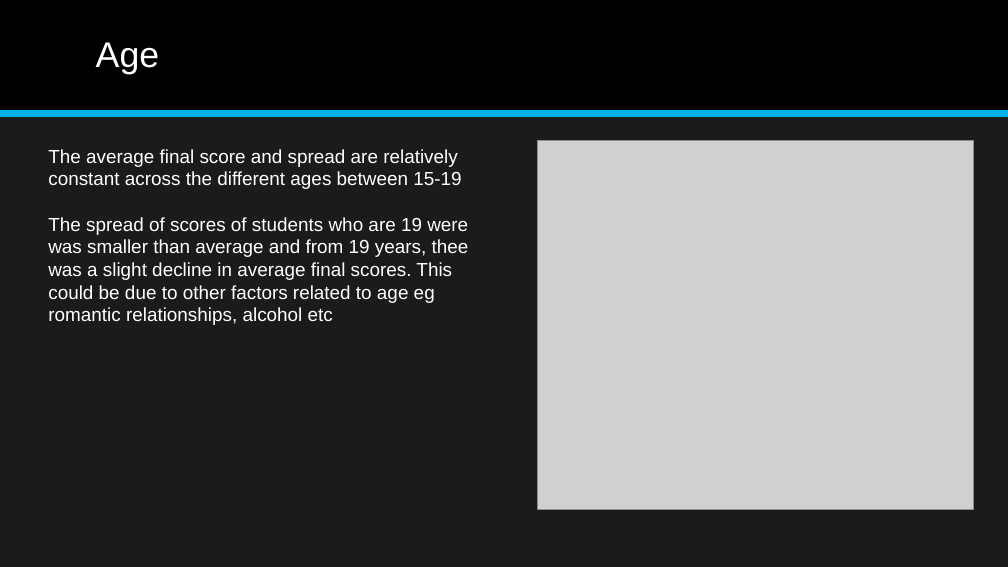
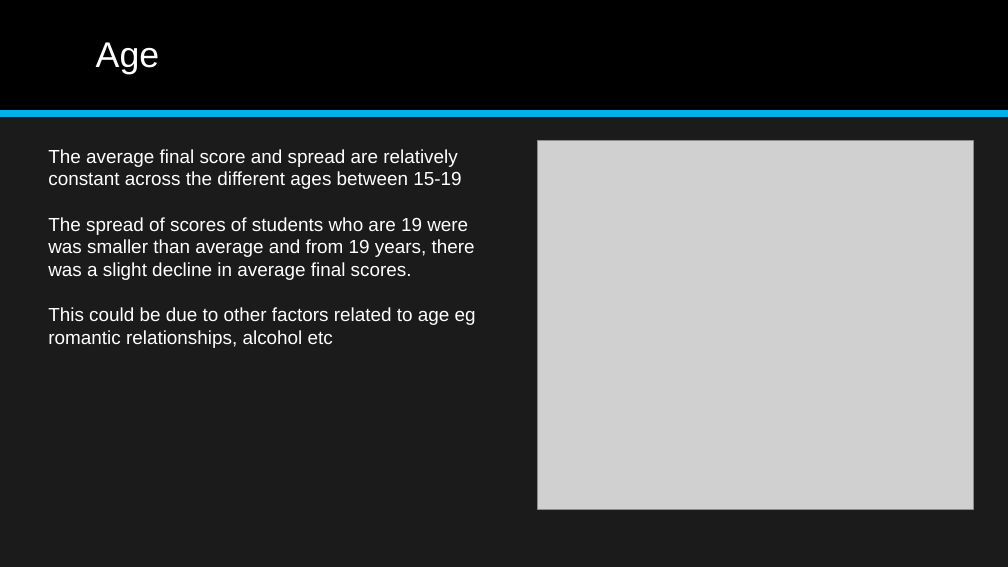
Before and after one commit to aajunwa/capstone, a slide deck: slide 9 of Student Alcohol Consumption Data Science Project.pptx. Drawn at 1008x567 pixels with LibreOffice and Linux fonts; fonts in the diff are those of the drawing; grey boxes stand for pictures. Boxes give left, top, right and bottom in pixels: in the first picture for what was removed or moved away, otherwise in the second. Text is boxed around its words. In the diff, an @@ line names an element or a change of style, - is before the commit and + after.

```diff
--- a/Student Alcohol Consumption Data Science Project.pptx
+++ b/Student Alcohol Consumption Data Science Project.pptx
@@ text at (48, 217, 476, 348): text changed @@
-The spread of scores of students who are 19 were was smaller than average and from 19 years, thee was a slight decline in average final scores. This could be due to other factors related to age eg romantic relationships, alcohol etc
+The spread of scores of students who are 19 were was smaller than average and from 19 years, there was a slight decline in average final scores.
+This could be due to other factors related to age eg romantic relationships, alcohol etc
```
Also in this commit, not shown: 4 other slides changed, 1 other file.
